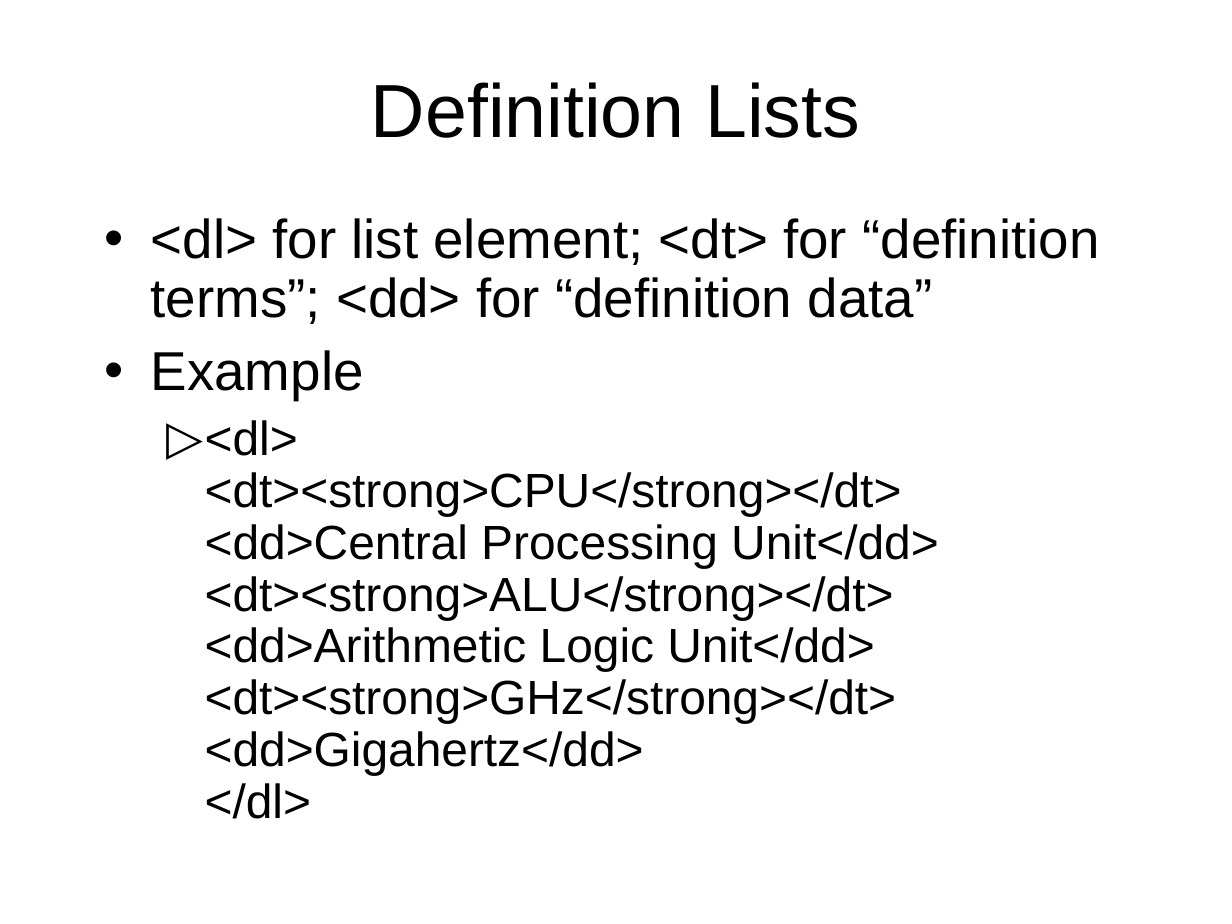
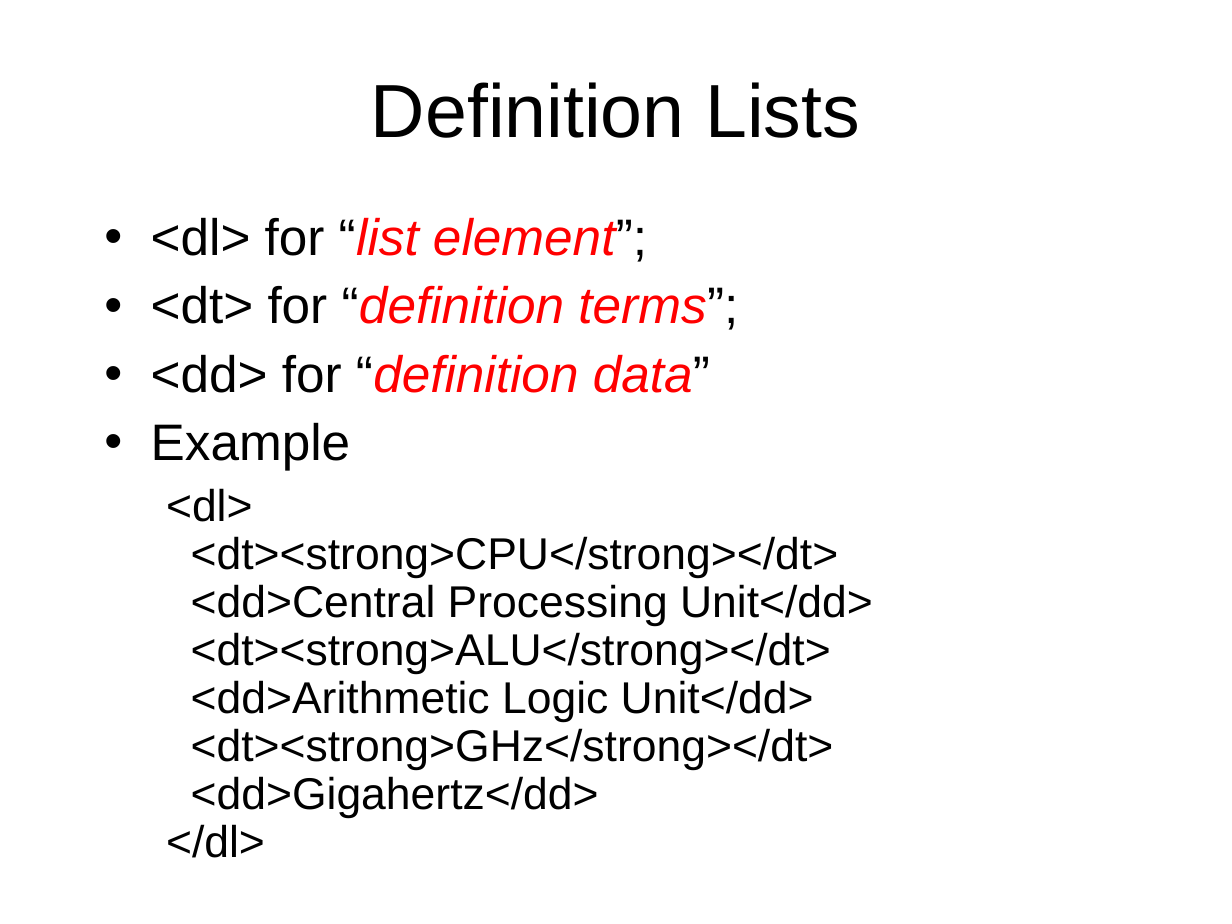
Before and after one commit to octaviordz/zjnu2017.github.io, a slide deck: slide 35 of WAD/lectures/020--HTML.Fundamentals.ppt. Drawn at 1232x924 pixels with LibreOffice and Linux fonts; fonts in the diff are those of the drawing. Boxes give left, top, right and bottom in pixels: in the first picture for what was removed or moved away, otherwise in the second. Text is boxed around its words. In the diff, an @@ line names an element or a change of style, - is before the commit and + after.

```diff
--- a/WAD/lectures/020--HTML.Fundamentals.ppt
+++ b/WAD/lectures/020--HTML.Fundamentals.ppt
@@ text at [151, 217, 738, 393]: text changed; size 32 to 30 pt; text colour #000000 to #FF0000; italic on @@
-• <dl> for list element; <dt> for “definition terms”; <dd> for “definition data”
+• <dl> for “list element”;
+• <dt> for “definition terms”;
+• <dd> for “definition data”
@@ text at [151, 422, 873, 858]: size 32 to 30 pt in "Example"; size 28 to 26 pt in "<dl> <dt><strong>CPU</strong></dt> <dd>Central Processing Un ..."; bullet ▷ to none @@
```
Also in this commit, not shown: 6 other slides changed, 37 slides added, 1 slide removed, 1 other file.
